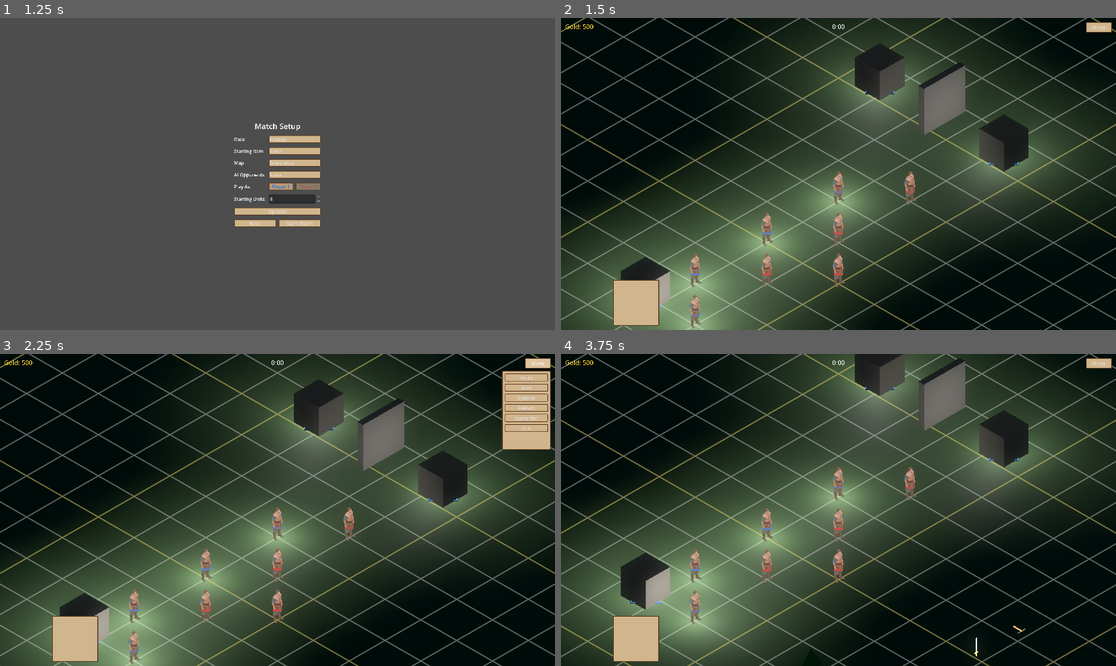
Above: before the commit, frames 1-4 (two rows, left to right).
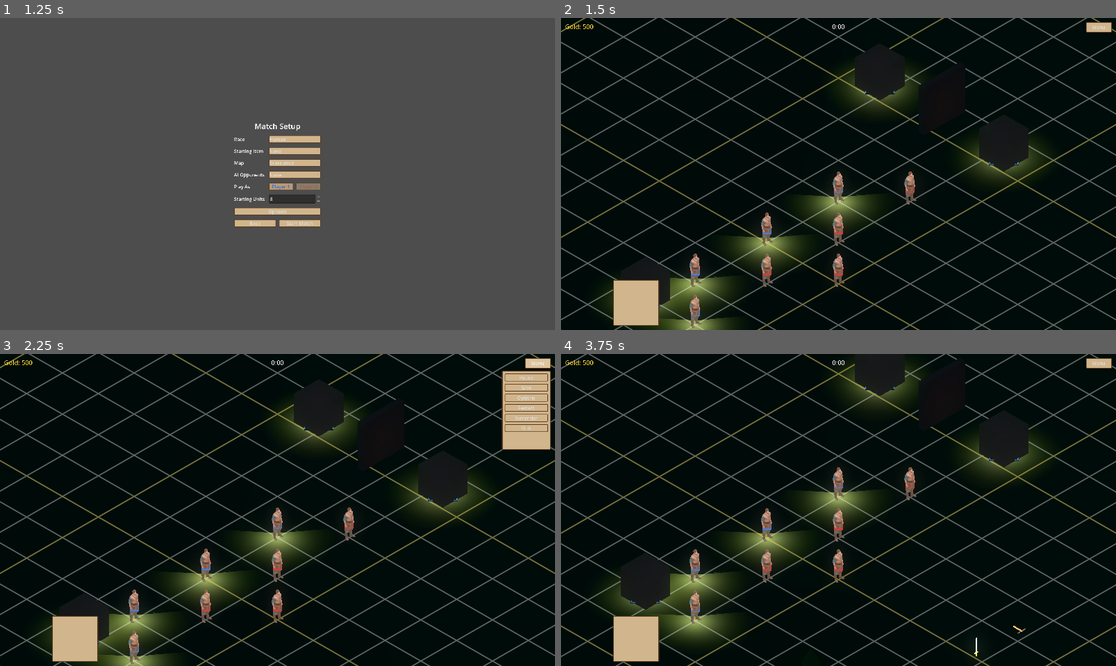
Above: after the commit, the same moments.

Repository: wesleywesleyadams-debug/Aegis-Matrix
Game: Godot game, scene res://scenes/TitleMenu.tscn
Two runs of this game, one before a commit and one after it. Both use one fixed random seed, a clock stepped at 60 frames per second and the inputs below.
Inputs (mouse positions are in pixels of both pictures, inside the frame that each line leads up to):
- Up to frame 1 (1.25 s): click "New Game" at 0.5 s
- Up to frame 2 (1.5 s): click "Start Match" at 1.25 s
- Up to frame 3 (2.25 s): click "Menu" at 2 s
- Up to frame 4 (3.75 s): click "Restart" at 2.75 s; tap Enter at 3.5 s; move the mouse to (960, 494) at 3.52 s; hold S (cam_down) from 3.53 s (still down); click (960, 494) at 3.67 s

Frame 1 is identical in both runs. In frame 2, 54% of the frame differs, in the area x 0-100%, y 0-100%; in frame 3, 54%; in frame 4, 56%.

Commit message:
Make vision lights torch-like: shadow-casting, warm, sharper edge
- Enable shadow_enabled on each entity's vision_light so obstacles
  (walls, buildings) actually block vision light with real shadows,
  instead of light passing straight through everything.
- Warm torch color (was flat white) and a higher omni_attenuation so
  the light stays near full strength across most of its range and
  then drops off sharply near the edge -- reads as a defined vision
  boundary rather than a soft, gradual glow.

Co-Authored-By: Claude Sonnet 5 <noreply@anthropic.com>

Diff:
--- a/scripts/entities/Entity.gd
+++ b/scripts/entities/Entity.gd
@@ -172,8 +172,14 @@
 
 	vision_light = OmniLight3D.new()
 	vision_light.omni_range = vision_range
-	vision_light.light_energy = 3.0
-	vision_light.shadow_enabled = false
+	vision_light.light_energy = 4.0
+	vision_light.light_color = Color(1.0, 0.85, 0.6) # warm torchlight, not a flat white glow
+	# High attenuation exponent = light stays near full strength for most of
+	# omni_range then drops off sharply right near the edge, instead of a
+	# smooth gradual fade -- reads as a defined boundary (where sight
+	# actually ends) rather than a soft glow with no clear edge.
+	vision_light.omni_attenuation = 4.0
+	vision_light.shadow_enabled = true # obstacles (Wall, buildings, ...) actually block vision light
 	vision_light.visible = false
 	add_child(vision_light)
 	vision_light.position = Vector3(0, 1.0, 0)
